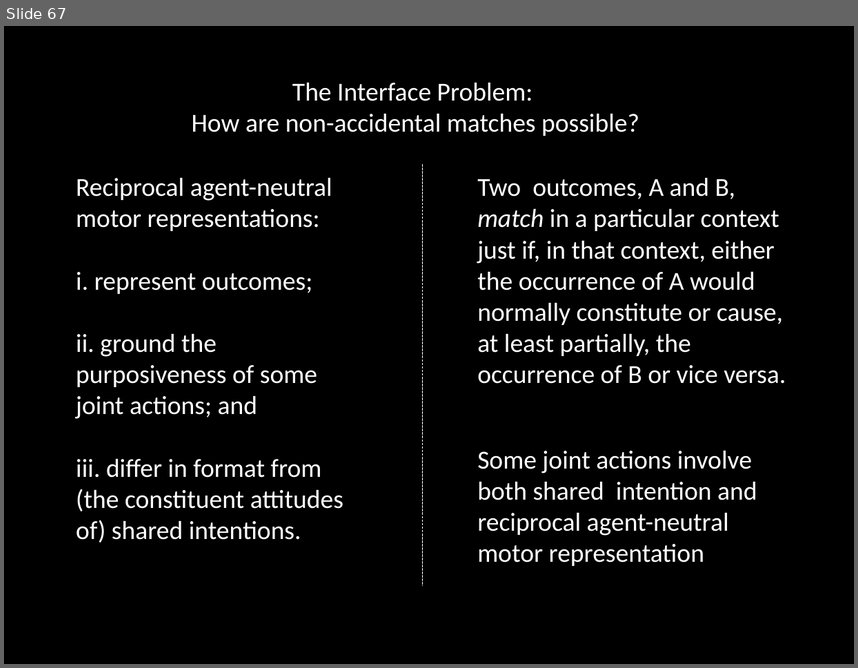
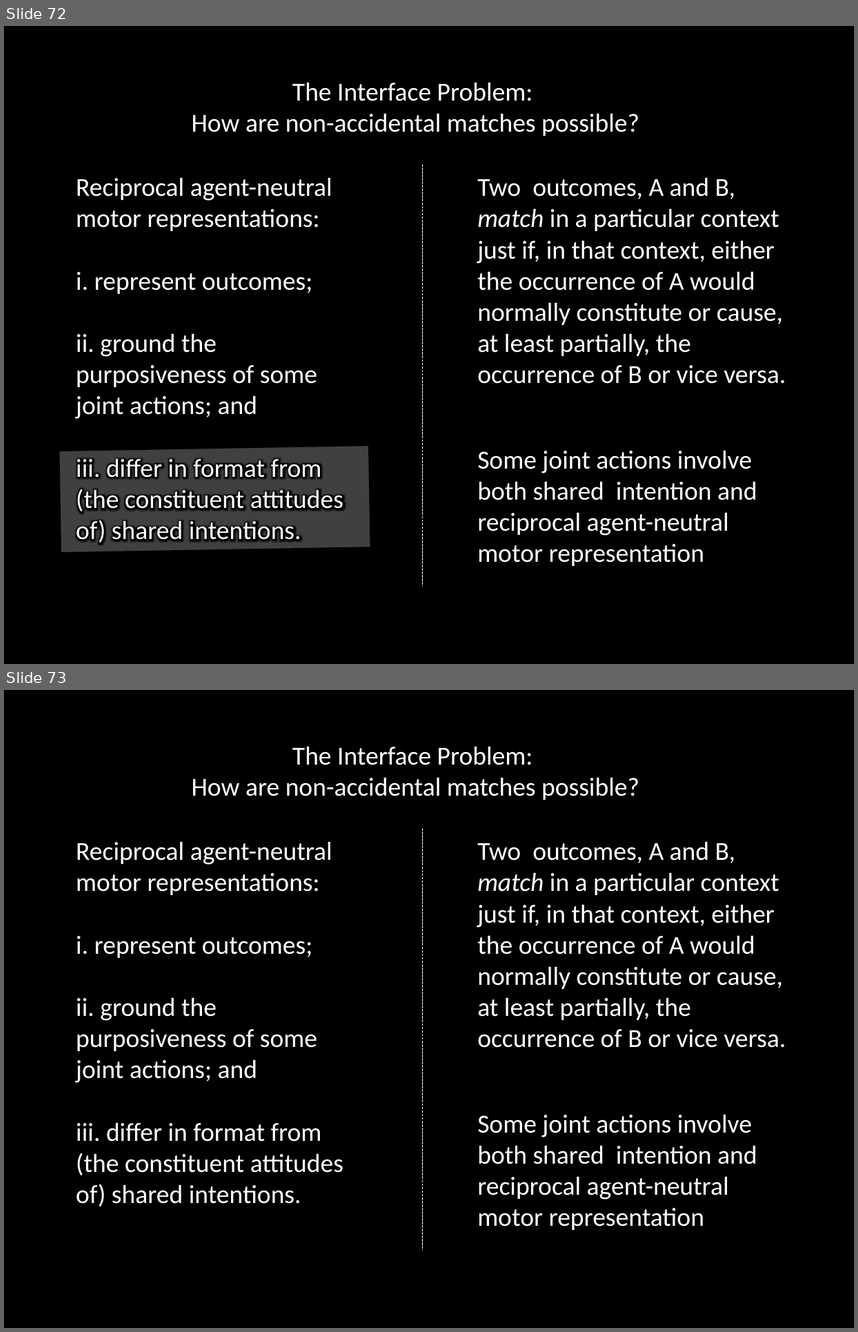
Before and after one commit to butterfill/writing, a slide deck: conf joint action --- sharing goals vs sharing intentions cambridge 2012 talk/intention and motor representation in joint action v2.pptx. Shown one above the other, each under a label of ours: slide 67 before the commit, slides 72 and 73 after it. The pictures are 858x668 and 858x1332 pixels, drawn with LibreOffice and Linux fonts; fonts in the diff are those of the drawing. Boxes give left, top, right and bottom in pixels: in the first picture for what was removed or moved away, otherwise in the second. Text is boxed around its words. In the diff, an @@ line names an element or a change of style, - is before the commit and + after.

```diff
--- a/conf joint action --- sharing goals vs sharing intentions cambridge 2012 talk/intention and motor representation in joint action v2.pptx
+++ b/conf joint action --- sharing goals vs sharing intentions cambridge 2012 talk/intention and motor representation in joint action v2.pptx
@@ slide 72 added at (x1=4, y1=26, x2=854, y2=664), background #000000 @@
@@ text added at (x1=192, y1=83, x2=639, y2=136), 22 pt, text #FFFFFF @@
+The Interface Problem:
+How are non-accidental matches possible?
@@ line added from (422, 164) to (422, 586), #FFFFFF 0.75 pt dashed @@
@@ text added at (x1=76, y1=178, x2=343, y2=544), 22 pt, text #FFFFFF @@
+Reciprocal agent-neutral motor representations:
+i. represent outcomes;
+ii. ground the purposiveness of some
+joint actions; and
+iii. differ in format from (the constituent attitudes of) shared intentions.
@@ text added at (x1=477, y1=178, x2=786, y2=383), 22 pt, text #FFFFFF @@
+Two outcomes, A and B, match in a particular context just if, in that context, either the occurrence of A would normally constitute or cause, at least partially, the occurrence of B or vice versa.
@@ rectangle added at (x1=59, y1=445, x2=370, y2=552), fill #404040, outline #000000 0.75 pt @@
@@ text added at (x1=477, y1=450, x2=757, y2=566), 22 pt, text #FFFFFF @@
+Some joint actions involve both shared intention and reciprocal agent-neutral motor representation
@@ what was slide 67 is now slide 73 @@
```
Also in this commit, not shown: 5 other slides added, 2 other files.
